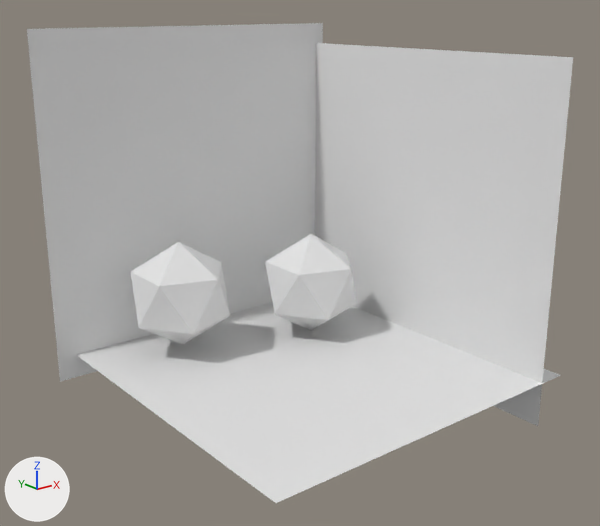
An edit to the Blender file scene.blend, drawn before and after from the same camera.
Rendered twice from a 50 mm camera at (-8.8, -10.71, 6.24) aimed at (-0.3, -0.1, 1.99). The axes (+X, +Y, +Z) are drawn at lower left. The lights are the same throughout.
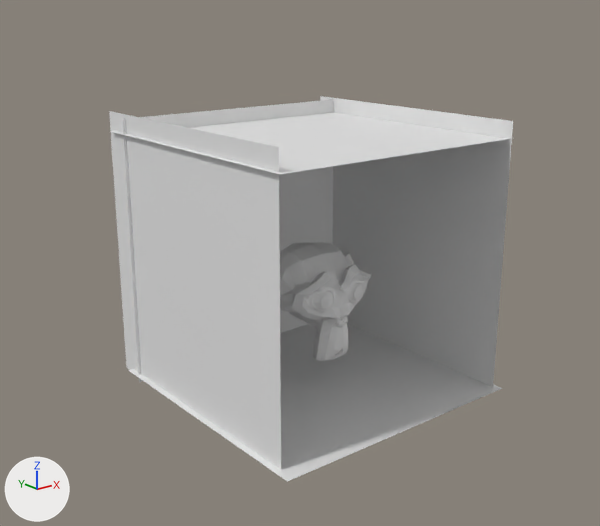
Scene script edits in JSON lines:
```json
{"op": "add", "block": "me_suzanne", "code": ["me_suzanne = bpy.data.meshes.new('Suzanne')", "me_suzanne.from_pydata(...)  # 507 vertices, 500 faces; spans x -1.37..1.37, y -0.85..0.85, z -0.98..0.98"]}
{"op": "remove", "block": "ob_icosphere", "code": ["ob_icosphere = bpy.data.objects.new('Icosphere', me_icosphere_004)", "ob_icosphere.location = (1.02, 1.21, 1.0)"]}
{"op": "remove", "block": "ob_icosphere_001", "code": ["ob_icosphere_001 = bpy.data.objects.new('Icosphere.001', me_icosphere_005)", "ob_icosphere_001.location = (-1.48, 1.94, 1.13)"]}
{"op": "set", "path": "ob_plane.location", "old": "(0.0, 0.0, 0.0)", "new": "(-0.06, -0.11, -0.25)"}
{"op": "set", "path": "ob_plane.scale", "old": "(3.14, 3.14, 3.14)", "new": "(2.4, 2.4, 2.4)"}
{"op": "set", "path": "ob_plane_001.location", "old": "(-0.35, 3.01, 2.7)", "new": "(0.0, 2.0, 2.0)"}
{"op": "set", "path": "ob_plane_001.scale", "old": "(3.14, 3.14, 3.14)", "new": "(2.4, 2.4, 2.4)"}
{"op": "set", "path": "ob_plane_002.location", "old": "(2.61, 0.01, 2.31)", "new": "(-2.34, 0.19, 2.07)"}
{"op": "set", "path": "ob_plane_002.scale", "old": "(3.14, 3.14, 3.14)", "new": "(2.4, 2.4, 2.4)"}
{"op": "add", "block": "ob_plane_004", "code": ["ob_plane_004 = bpy.data.objects.new('Plane.004', me_plane_002.copy())  # the mesh of ob_plane_002", "ob_plane_004.location = (-0.02, 0.06, 4.14)", "ob_plane_004.scale = (2.4, 2.4, 2.4)"]}
{"op": "add", "block": "ob_plane_003", "code": ["ob_plane_003 = bpy.data.objects.new('Plane.003', me_plane_002.copy())  # the mesh of ob_plane_002", "ob_plane_003.location = (2.24, 0.02, 2.03)", "ob_plane_003.rotation_euler = (1.571, 0.0, 1.571)  # degrees (90, 0, 90)", "ob_plane_003.scale = (2.4, 2.4, 2.4)"]}
{"op": "add", "block": "ob_suzanne", "code": ["ob_suzanne = bpy.data.objects.new('Suzanne', me_suzanne)", "ob_suzanne.location = (0.13, 0.07, 1.21)"]}
```

Changed parts and their boxes (x1, y1, x2, y2) in the pictures (600 x 526 px):
```json
{"object": "Plane.002", "change": "moved, rescaled", "before": [315, 43, 573, 426], "after": [109, 111, 281, 470], "on screen": "33% narrower, 6% shorter"}
{"object": "Plane.001", "change": "moved, rescaled", "before": [27, 23, 323, 382], "after": [122, 99, 334, 382], "on screen": "28% narrower, 21% shorter"}
{"object": "Plane", "change": "moved, rescaled", "before": [77, 302, 561, 503], "after": [128, 324, 502, 482], "on screen": "23% narrower, 21% shorter"}
{"object": "Plane.003", "change": "added", "after": [320, 96, 513, 387]}
{"object": "Plane.004", "change": "added", "after": [110, 113, 507, 174]}
{"object": "Icosphere.001", "change": "deleted", "before": [130, 242, 230, 344]}
{"object": "Suzanne", "change": "added", "after": [280, 243, 371, 361]}
{"object": "Icosphere", "change": "deleted", "before": [265, 234, 356, 330]}
```
